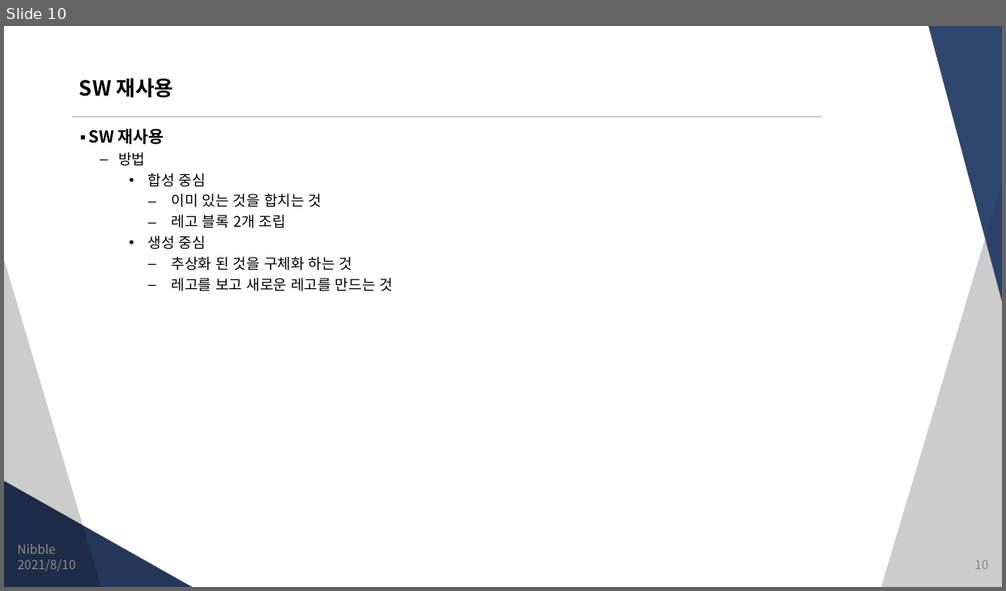
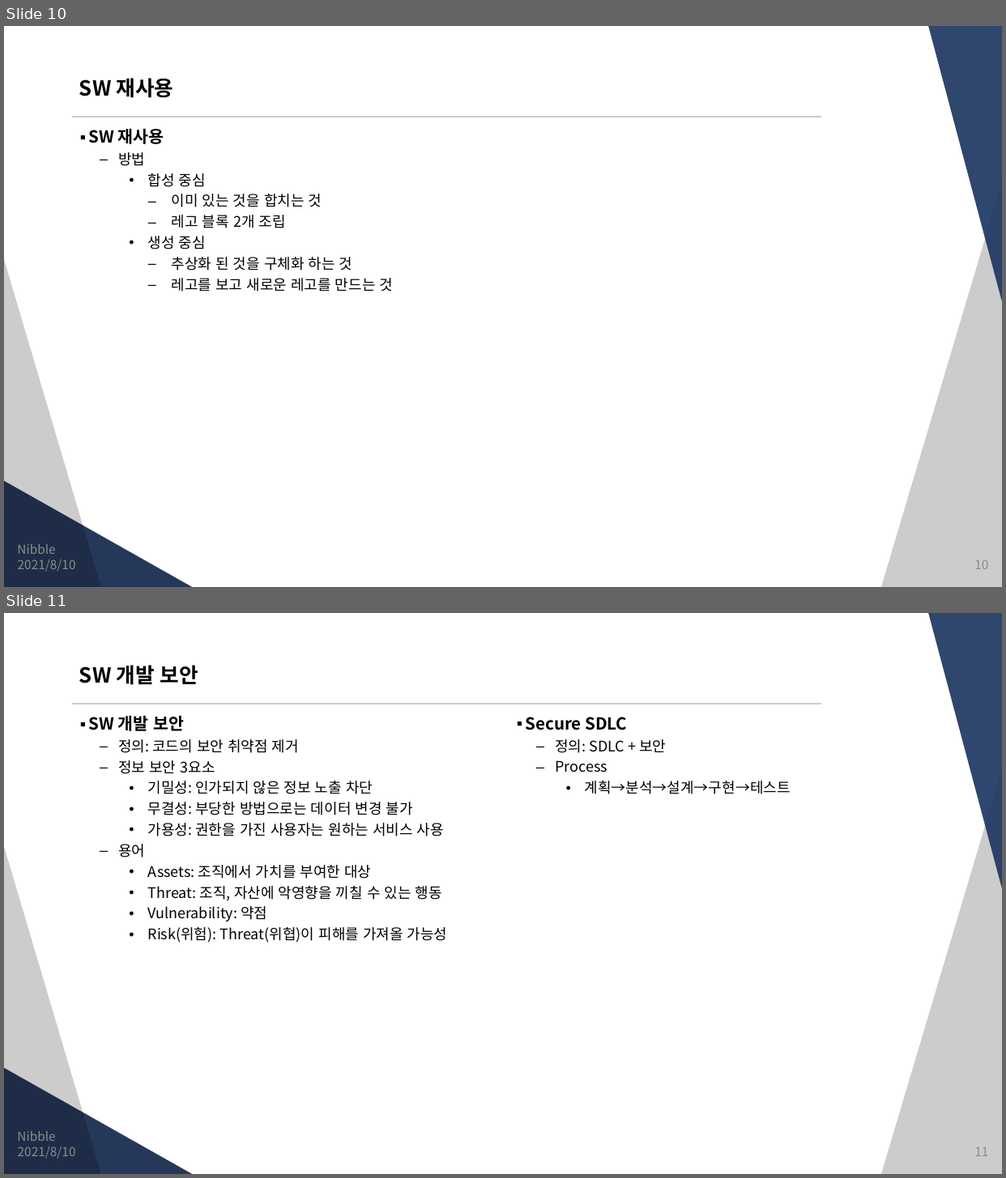
Before and after one commit to JungSangHyeon/2021-TIL, a slide deck: 정보처리기사/5. 정보시스템 구축관리.pptx. Shown one above the other, each under a label of ours: slide 10 before the commit, slides 10 and 11 after it. The pictures are 1006x591 and 1006x1178 pixels, drawn with LibreOffice and Linux fonts; fonts in the diff are those of the drawing. Boxes give left, top, right and bottom in pixels: in the first picture for what was removed or moved away, otherwise in the second. Text is boxed around its words. In the diff, an @@ line names an element or a change of style, - is before the commit and + after.

```diff
--- a/정보처리기사/5. 정보시스템 구축관리.pptx
+++ b/정보처리기사/5. 정보시스템 구축관리.pptx
@@ slide 11 added at bbox=[4, 613, 1002, 1174], background #FFFFFF; not listed: 5 template elements that a slide beside it also shows @@
@@ title added at bbox=[79, 665, 198, 685], 20 pt, text #000000, bold @@
+SW 개발 보안
@@ text added at bbox=[89, 715, 448, 943], 14 pt, text #000000 @@
+▪ SW 개발 보안
+  – 정의: 코드의 보안 취약점 제거
+  – 정보 보안 3요소
+    • 기밀성: 인가되지 않은 정보 노출 차단
+    • 무결성: 부당한 방법으로는 데이터 변경 불가
+    • 가용성: 권한을 가진 사용자는 원하는 서비스 사용
+  – 용어
+    • Assets: 조직에서 가치를 부여한 대상
+    • Threat: 조직, 자산에 악영향을 끼칠 수 있는 행동
+    • Vulnerability: 약점
+    • Risk(위험): Threat(위협)이 피해를 가져올 가능성
@@ text added at bbox=[526, 717, 791, 794], 14 pt, text #000000 @@
+▪ Secure SDLC
+  – 정의: SDLC + 보안
+  – Process
+    • 계획→분석→설계→구현→테스트
@@ text added at bbox=[17, 1131, 55, 1141], 12 pt, text #8C8C8C @@
+Nibble
@@ text added at bbox=[18, 1147, 76, 1159], 12 pt, text #8C8C8C @@
+2021/8/10
@@ page number added at bbox=[974, 1148, 988, 1157], 12 pt, text #8C8C8C @@
+11
```
Also in this commit, not shown: 1 slide changed, 3 other slides added.
